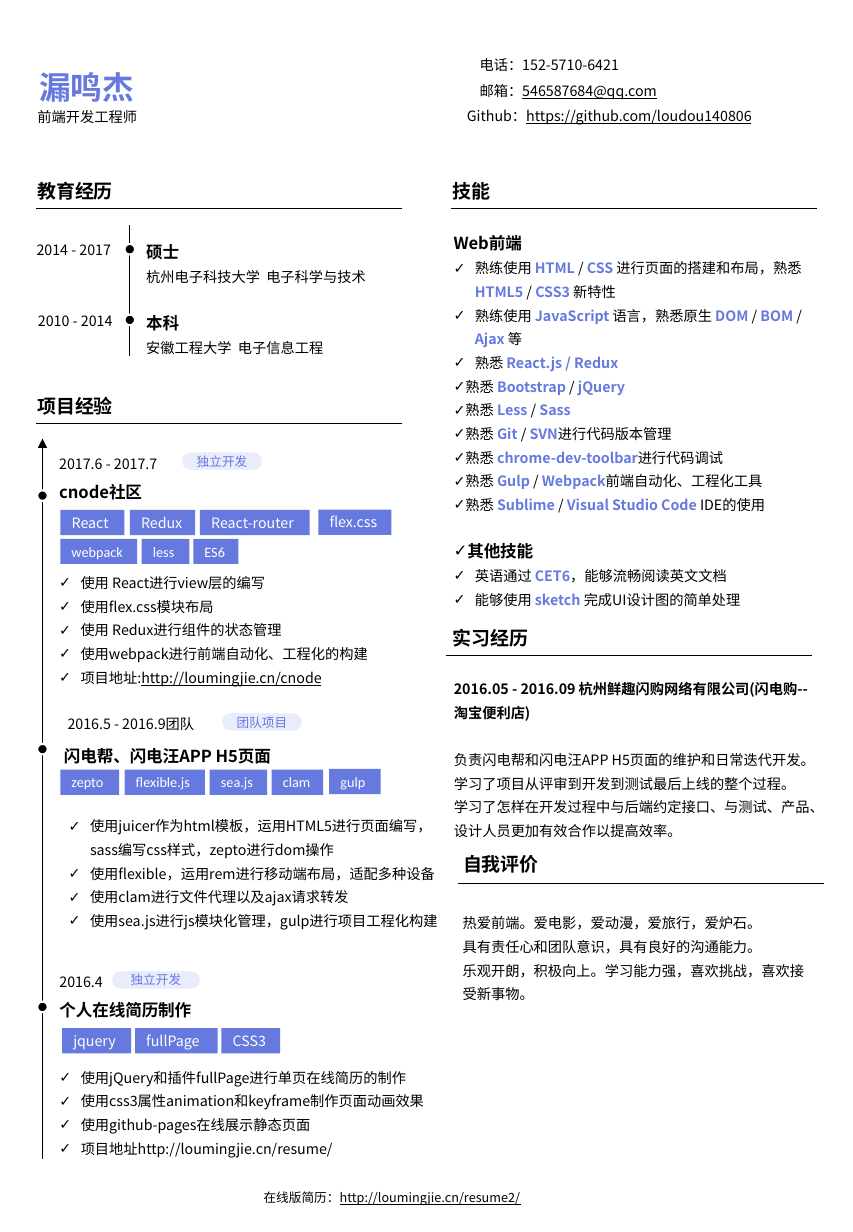
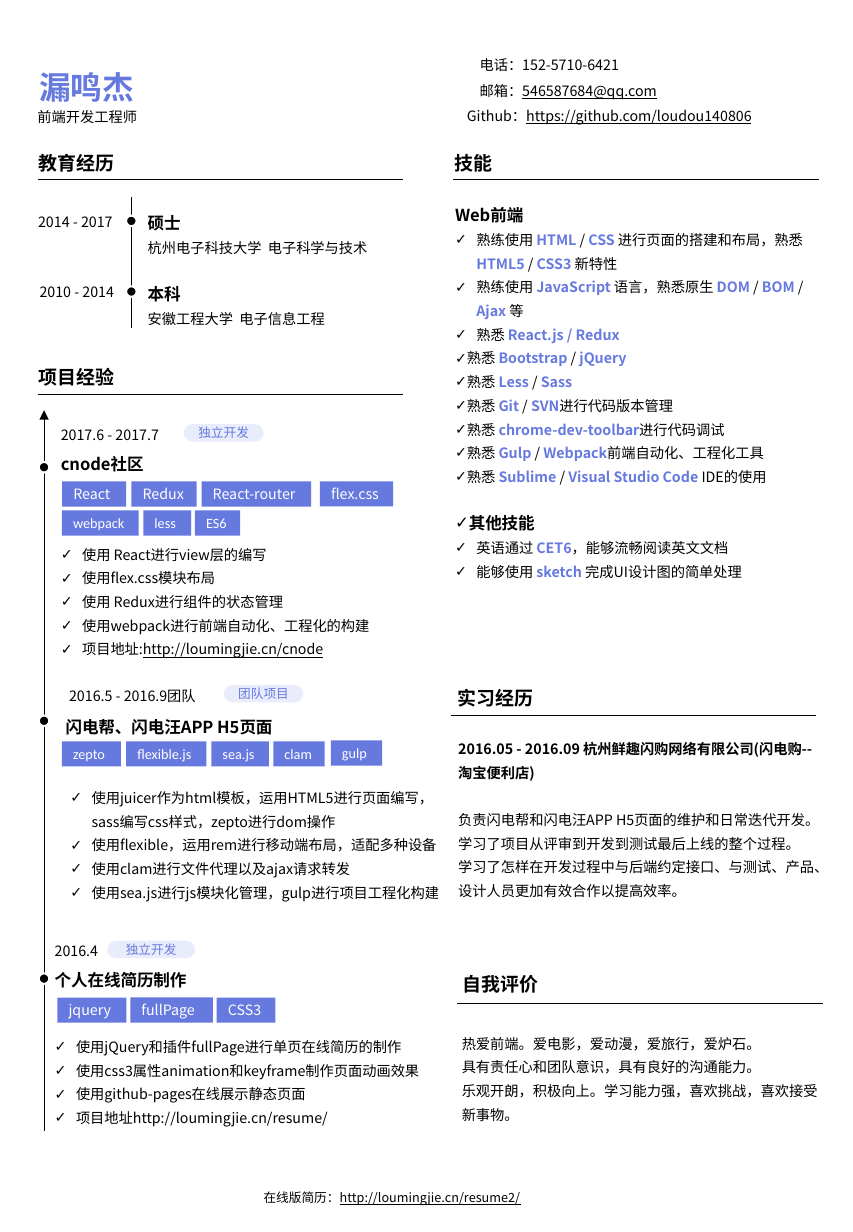
Before and after one commit to loudou140806/resume2, a slide deck: slide 1 of doc/resume.pptx. Drawn at 853x1232 pixels with LibreOffice and Linux fonts; fonts in the diff are those of the drawing. Boxes give left, top, right and bottom in pixels: in the first picture for what was removed or moved away, otherwise in the second. Text is boxed around its words. In the diff, an @@ line names an element or a change of style, - is before the commit and + after.

```diff
--- a/doc/resume.pptx
+++ b/doc/resume.pptx
@@ 10 texts, 10 rectangles, 5 ellipses, 4 lines, 2 rounded rectangles, 1 arrow: place and size @@
-10 texts, 10 rectangles, 5 ellipses, 4 lines, 2 rounded rectangles, 1 arrow at bbox=[36, 182, 818, 1159]
+10 texts, 10 rectangles, 5 ellipses, 4 lines, 2 rounded rectangles, 1 arrow at bbox=[38, 154, 819, 1131]
@@ rectangle "Web前端": place and size @@
-rectangle "Web前端" at bbox=[442, 208, 815, 619]
+rectangle "Web前端" at bbox=[444, 180, 822, 590]
@@ 2 rectangles, 2 texts: place and size @@
-2 rectangles, 2 texts at bbox=[60, 182, 491, 795]
+2 rectangles, 2 texts at bbox=[63, 154, 492, 767]
@@ 2 texts, 1 line: place and size @@
-2 texts, 1 line at bbox=[446, 629, 824, 837]
+2 texts, 1 line at bbox=[450, 689, 828, 897]
@@ text "自我评价": place and size @@
-text "自我评价" at bbox=[463, 855, 539, 873]
+text "自我评价" at bbox=[462, 975, 538, 993]
@@ 3 texts, 3 rectangles, 1 rounded rectangle: place and size @@
-3 texts, 3 rectangles, 1 rounded rectangle at bbox=[59, 971, 424, 1158]
+3 texts, 3 rectangles, 1 rounded rectangle at bbox=[55, 941, 419, 1127]
@@ line moved from (458, 884) - (825, 884) to (457, 1003) - (823, 1003) @@
@@ text "热爱前端。爱电影，爱动漫，爱旅行，爱炉石。" rewrapped from bbox=[463, 916, 805, 1000] to bbox=[462, 1037, 818, 1121] @@
```
Also in this commit, not shown: 1 other file.
